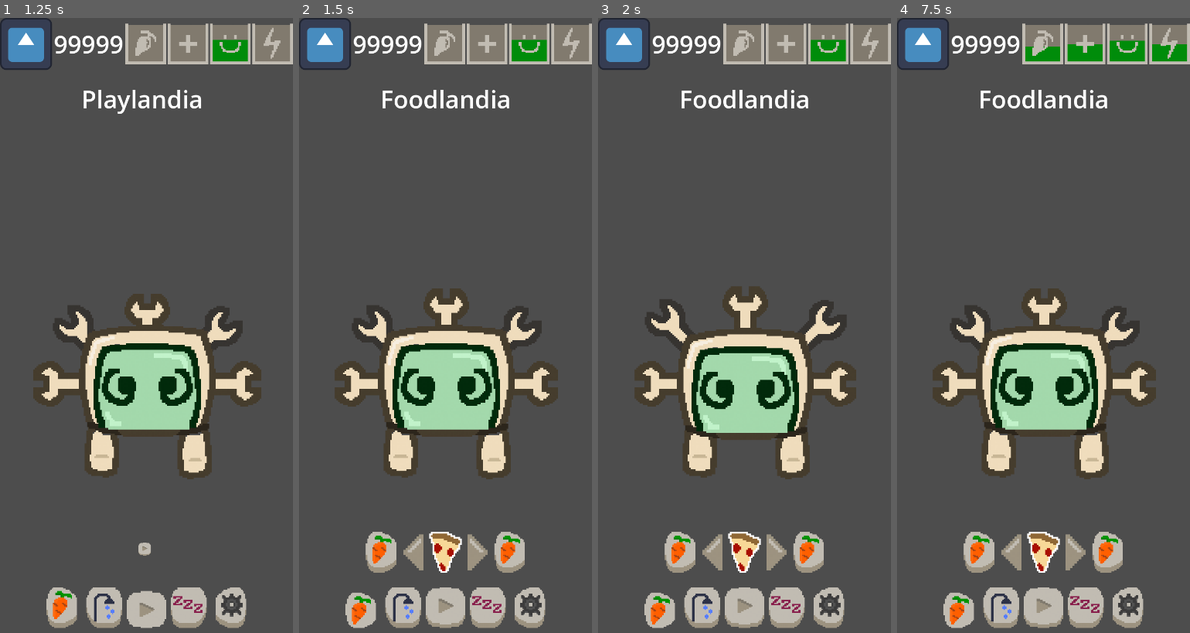
Above: before the commit, frames 1-4 (left to right).
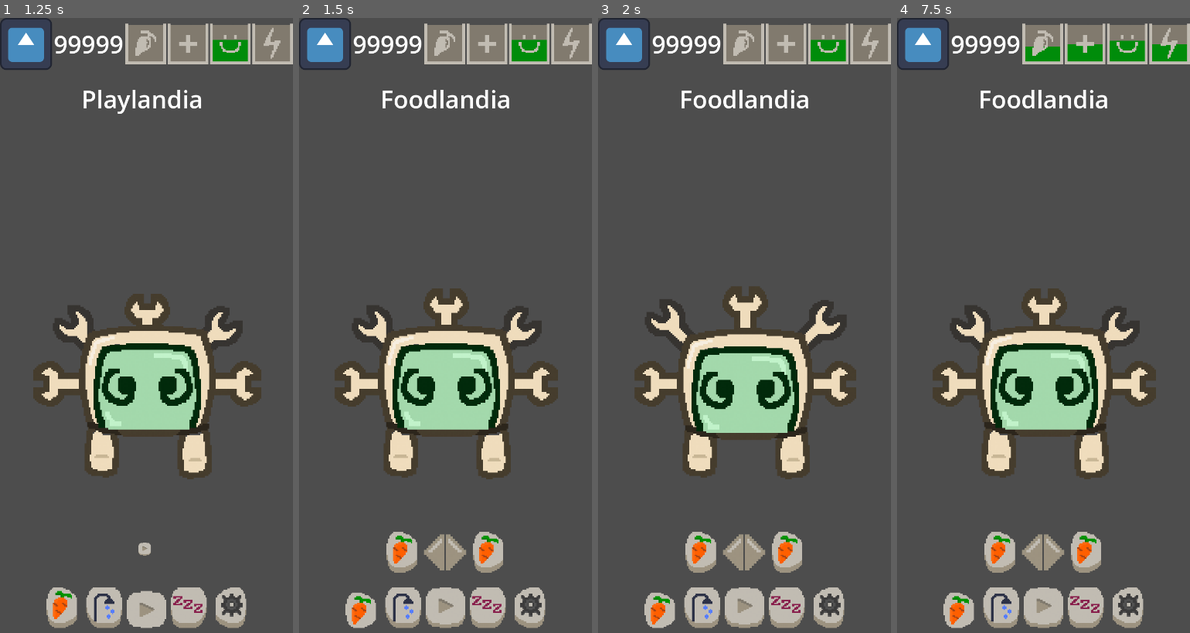
Above: after the commit, the same moments.

Repository: daniel-macias/mrduelm
Game: Godot game, scene res://Scenes/main.tscn
The game is run twice, just before and just after one commit, with the same random seed, the same clock (stepped at 60 frames per second) and the same inputs. The engine's default icon, where the game draws it, is replaced by a stand-in: a white triangle on a blue panel in a dark square.
Inputs (mouse positions are in pixels of both pictures, inside the frame that each line leads up to):
- Up to frame 1 (1.25 s): click (143, 553) at 0.5 s
- Up to frame 2 (1.5 s): click (360, 608) at 1.25 s
- Up to frame 3 (2 s): no input
- Up to frame 4 (7.5 s): click (1043, 608) at 2 s; click (1002, 608) at 2.75 s; click (1043, 608) at 3.5 s; click (1084, 608) at 4.25 s; click (1128, 608) at 5 s; click (923, 42) at 5.75 s; click (1040, 553) at 6.5 s; click (958, 608) at 7.25 s

Frame 1 is identical in both runs. In frame 2, 2.8% of the frame differs, in the area x 22-78%, y 83-91%; in frame 3, 2.8%; in frame 4, 2.8%.

Commit message:
food inventory now accounts for many of one type of food

Diff:
--- a/Scenes/main.tscn
+++ b/Scenes/main.tscn
@@ -89,10 +89,27 @@
 stretch_mode = 5
 
 [node name="FoodSelected" type="TextureButton" parent="CanvasLayer/FoodGUI/HBoxContainer"]
+visible = false
 custom_minimum_size = Vector2(100, 0)
 layout_mode = 2
 texture_normal = ExtResource("5_surhq")
-stretch_mode = 5
+texture_disabled = ExtResource("5_surhq")
+stretch_mode = 5
+
+[node name="FoodSelectedName" type="Label" parent="CanvasLayer/FoodGUI/HBoxContainer/FoodSelected"]
+layout_mode = 1
+anchors_preset = 8
+anchor_left = 0.5
+anchor_top = 0.5
+anchor_right = 0.5
+anchor_bottom = 0.5
+offset_left = -25.0
+offset_top = 54.0
+offset_right = 25.0
+offset_bottom = 77.0
+grow_horizontal = 2
+grow_vertical = 2
+text = "Empty"
 
 [node name="FoodArrowRight" type="TextureButton" parent="CanvasLayer/FoodGUI/HBoxContainer"]
 custom_minimum_size = Vector2(50, 0)
--- a/Scripts/UIManagers/FoodGUI.gd
+++ b/Scripts/UIManagers/FoodGUI.gd
@@ -2,7 +2,7 @@
 
 @onready var food_arrow_left = $HBoxContainer/FoodArrowLeft
 @onready var food_arrow_right = $HBoxContainer/FoodArrowRight
-#@onready var food_selected_text = $HBoxContainer/FoodSelected
+@onready var food_selected_text = $HBoxContainer/FoodSelected/FoodSelectedName
 @onready var food_selected = $HBoxContainer/FoodSelected
 
 var food_list: Array = []
@@ -36,8 +36,10 @@
 
 		if food_details and food_details.thumbnail:
 			food_selected.texture_normal = load(food_details.thumbnail)
+			var text_to_display = Catalog.get_food_details(current_food)["name"] + " : " + str(GameManager.inventory['food'][current_food])
+			food_selected_text.text = text_to_display
 		else:
 			print("Error: Thumbnail not found for food item:", current_food)
 	else:
 		print("No food items in inventory!")
-		#TODO: CHANGE BACK TO ORIGINAL EMPTY INVENTORY SPRITE
+		food_selected_text.text = "Empty"
